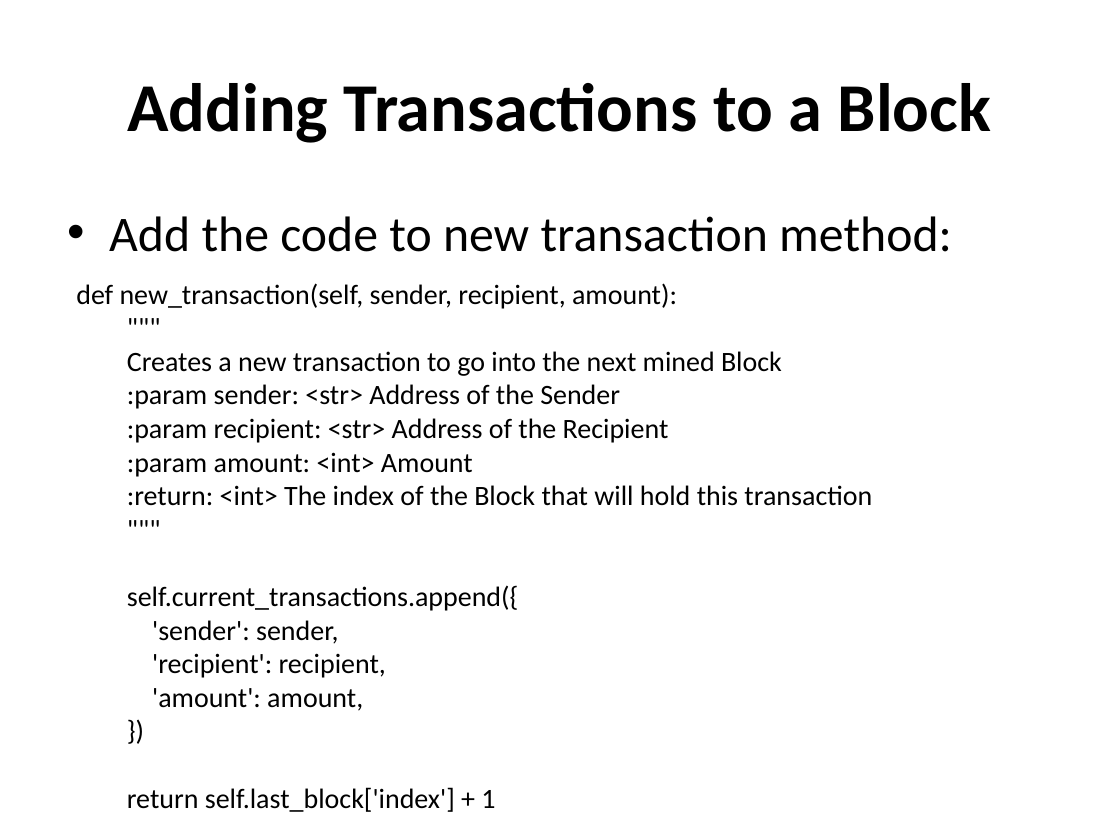
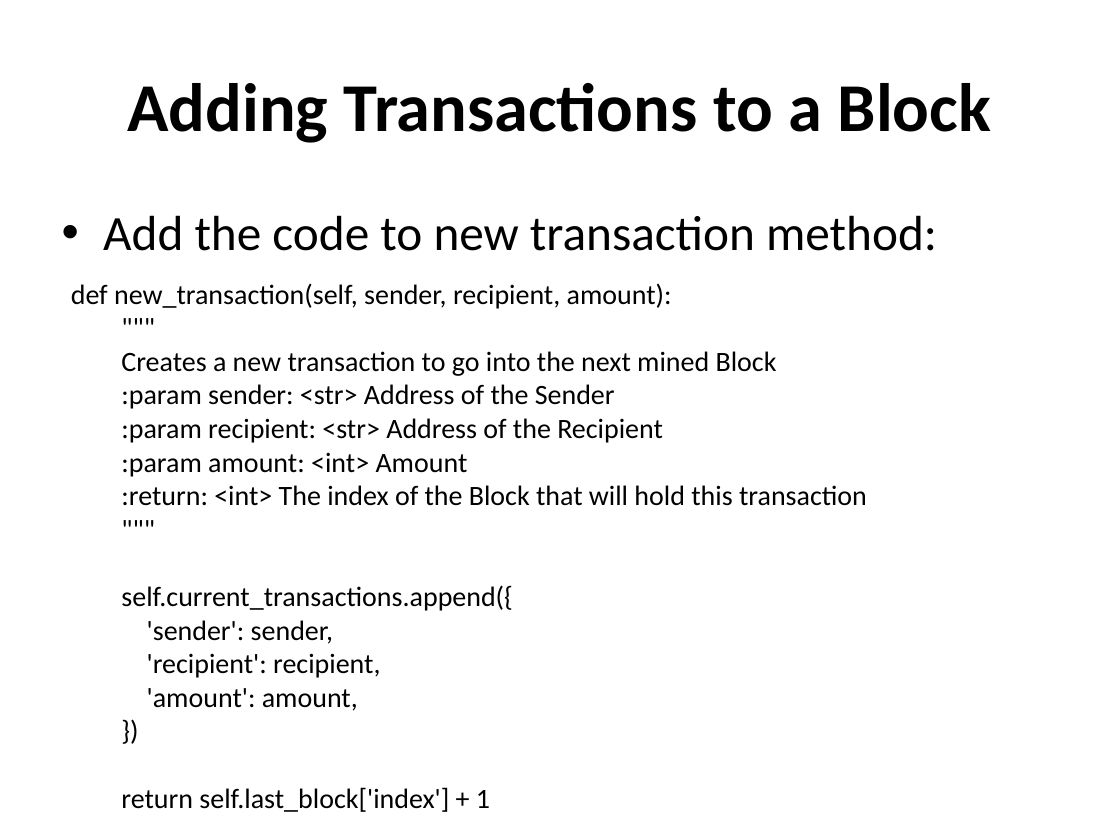
Before and after one commit to pkankipati/myblockchain, a slide deck: slide 25 of docs/Build a private blockchain.pptx. Drawn at 1120x840 pixels with LibreOffice and Linux fonts; fonts in the diff are those of the drawing. Boxes give left, top, right and bottom in pixels: in the first picture for what was removed or moved away, otherwise in the second. Text is boxed around its words. In the diff, an @@ line names an element or a change of style, - is before the commit and + after.

```diff
--- a/docs/Build a private blockchain.pptx
+++ b/docs/Build a private blockchain.pptx
@@ text "Add the code to new ..." at [103,215,937,251]: size 32 to 31.7 pt; indent changed @@
@@ text "def new_transaction(self, sender, recipient, amount):": place and size @@
-text "def new_transaction(self, sender, recipient, amount):" at [76,283,872,812]
+text "def new_transaction(self, sender, recipient, amount):" at [71,283,867,812]
```
Also in this commit, not shown: 37 other slides changed, 1 other file.
